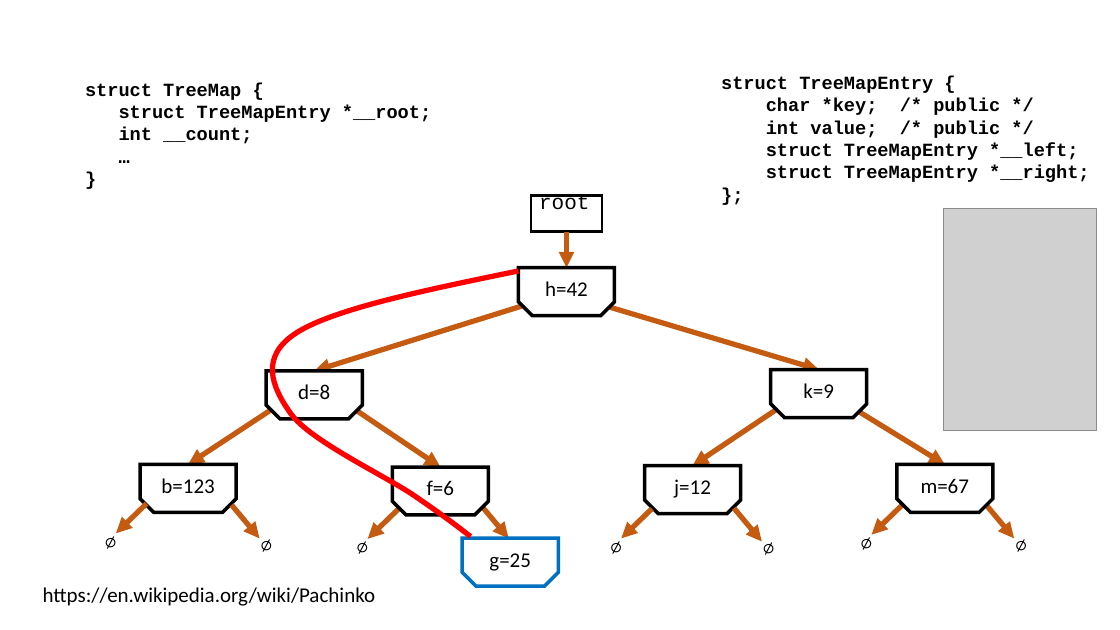
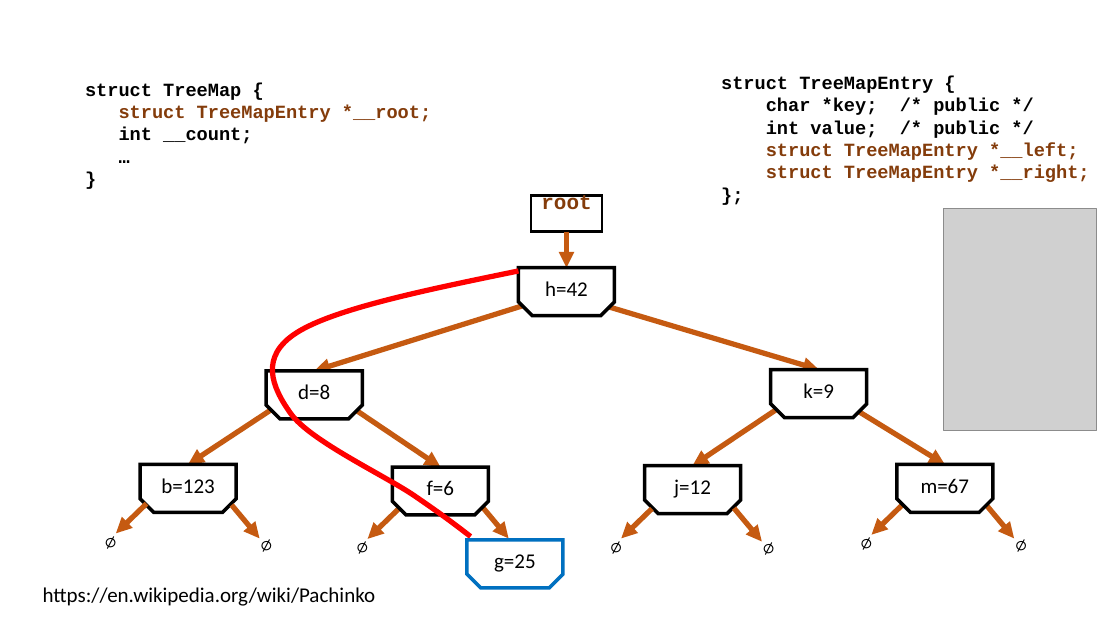
Before and after one commit to csev/cc4e, a slide deck: slide 26 of lectures/CC-05-Trees-Hash.pptx. Drawn at 1120x630 pixels with LibreOffice and Linux fonts; fonts in the diff are those of the drawing; grey boxes stand for pictures. Boxes give left, top, right and bottom in pixels: in the first picture for what was removed or moved away, otherwise in the second. Text is boxed around its words. In the diff, an @@ line names an element or a change of style, - is before the commit and + after.

```diff
--- a/lectures/CC-05-Trees-Hash.pptx
+++ b/lectures/CC-05-Trees-Hash.pptx
@@ text at [119, 105, 431, 122]: text colour #000000 to #843C0B in "struct TreeMapEntry *__root;" @@
@@ text at [766, 143, 1090, 182]: text colour #000000 to #843C0B in "struct TreeMapEntry *__left;", "struct TreeMapEntry *__right;" @@
@@ rectangle "root" at [531, 196, 602, 232]: text colour #000000 to #843C0B, bold on; alignment left to centre @@
@@ snip same rect "g=25": place and size @@
-snip same rect "g=25" at [462, 539, 558, 586]
+snip same rect "g=25" at [467, 540, 563, 588]
```
Also in this commit, not shown: 9 other slides changed, 34 slides added.
